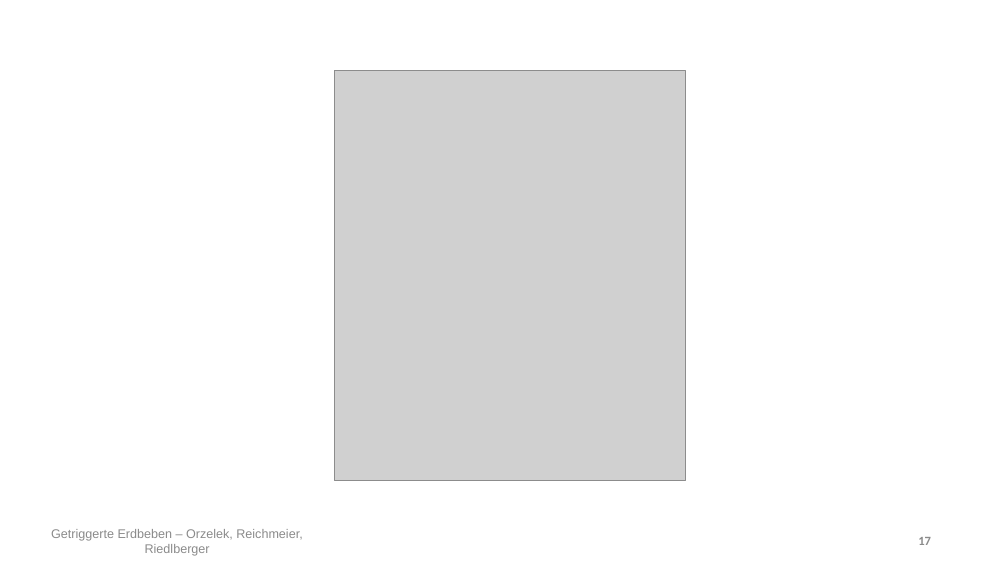
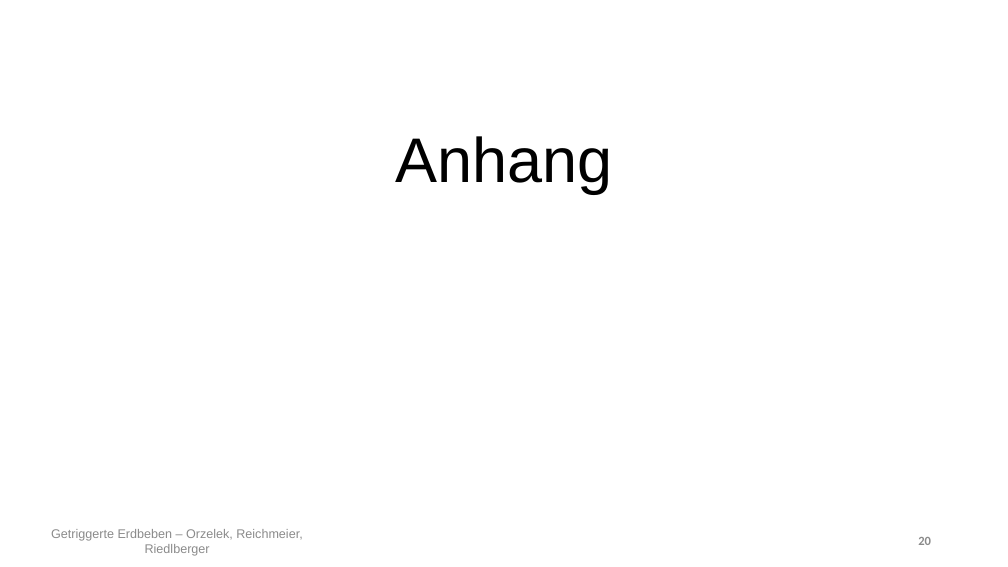
Before and after one commit to Kati77/Praktikum-Erdbeben, a slide deck: slide 20 of PP.pptx (slide 17 before the commit). Drawn at 1008x567 pixels with LibreOffice and Linux fonts; fonts in the diff are those of the drawing; grey boxes stand for pictures. Boxes give left, top, right and bottom in pixels: in the first picture for what was removed or moved away, otherwise in the second. Text is boxed around its words. In the diff, an @@ line names an element or a change of style, - is before the commit and + after.

```diff
--- a/PP.pptx
+++ b/PP.pptx
@@ picture removed at (334,70,685,480) @@
@@ title added at (395,136,612,194), 60 pt, text #000000 @@
+Anhang
@@ page number at (918,537,931,545): text changed @@
-17
+20
```
Also in this commit, not shown: 12 other slides changed, 12 slides added, 3 slides removed.
